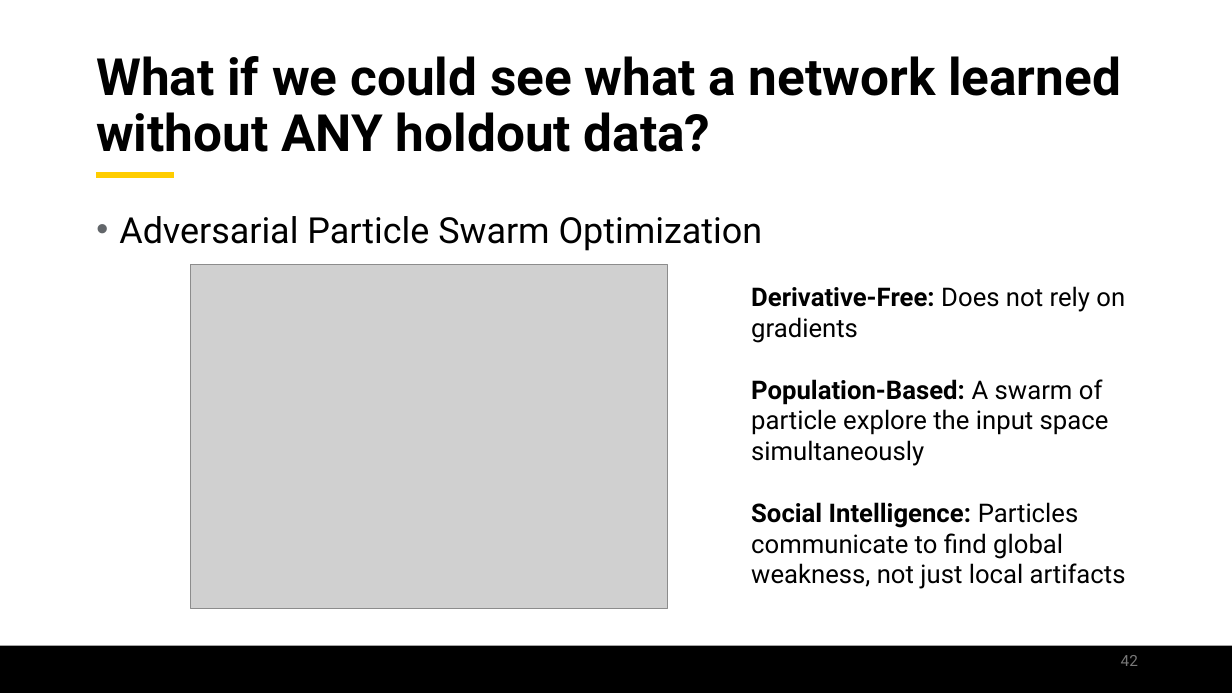
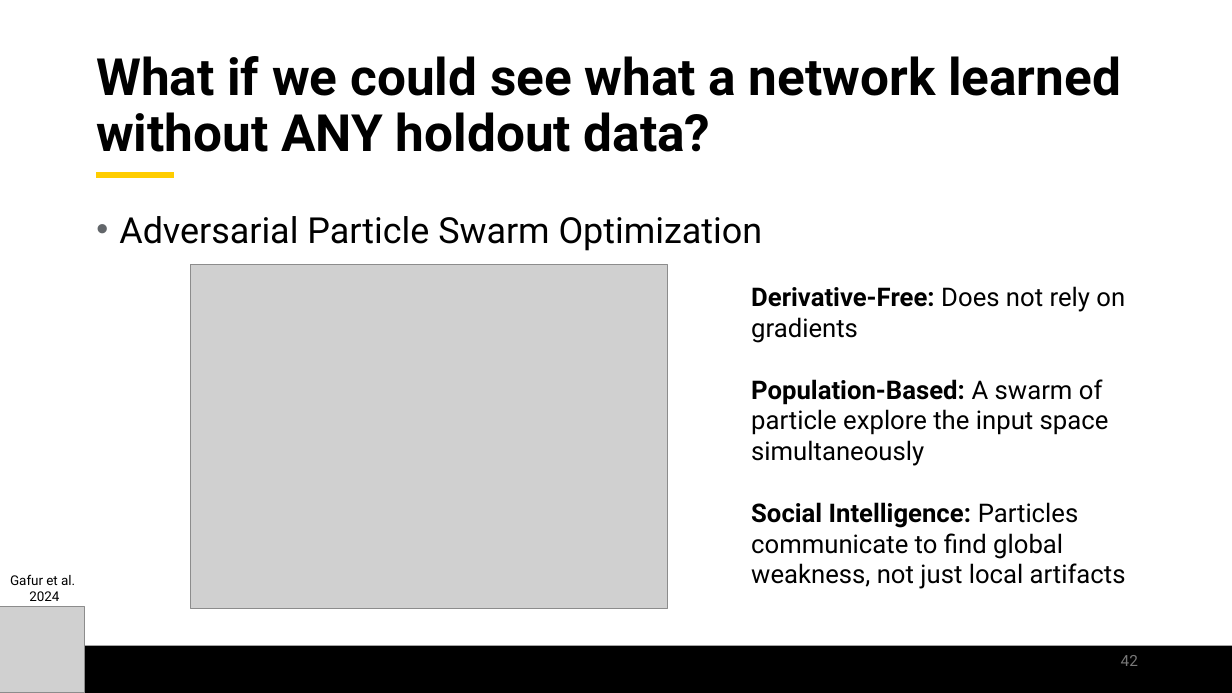
Before and after one commit to jamilgafur/Presentation, a slide deck: slide 42 of Presentation.pptx. Drawn at 1232x693 pixels with LibreOffice and Linux fonts; fonts in the diff are those of the drawing; grey boxes stand for pictures; background and template pictures are left out. Boxes give left, top, right and bottom in pixels: in the first picture for what was removed or moved away, otherwise in the second. Text is boxed around its words. In the diff, an @@ line names an element or a change of style, - is before the commit and + after.

```diff
--- a/Presentation.pptx
+++ b/Presentation.pptx
@@ text added at <box>10,574,75,601</box>, 10.5 pt, text #000000 @@
+Gafur et al.
+2024
@@ picture added at <box>0,607,85,693</box> @@
```
Also in this commit, not shown: 8 other slides changed, 11 slides added, 3 slides removed.
